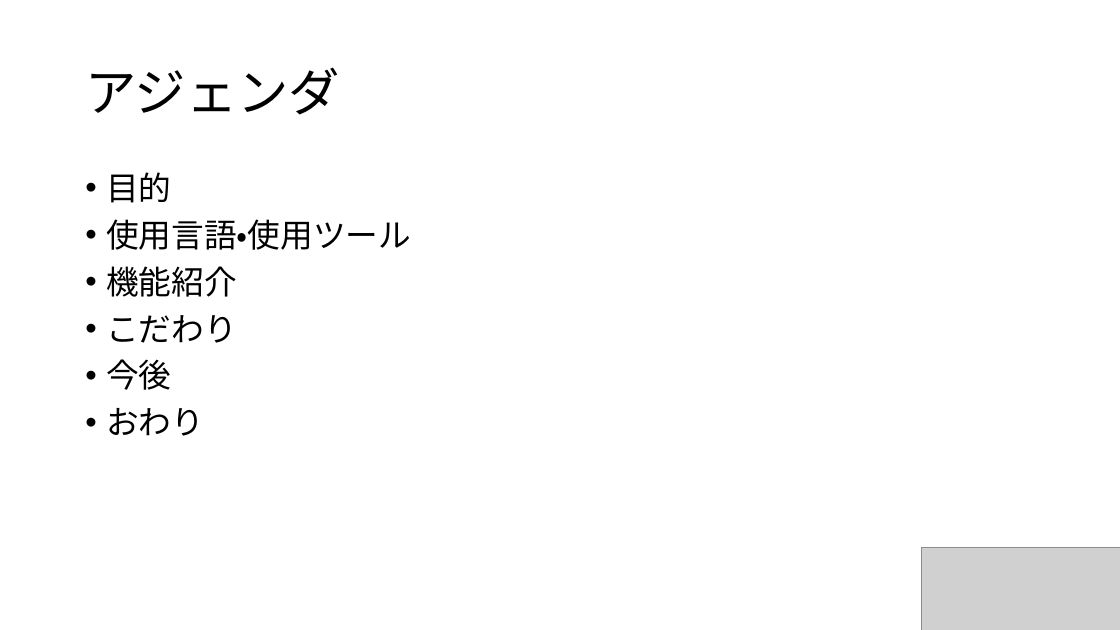
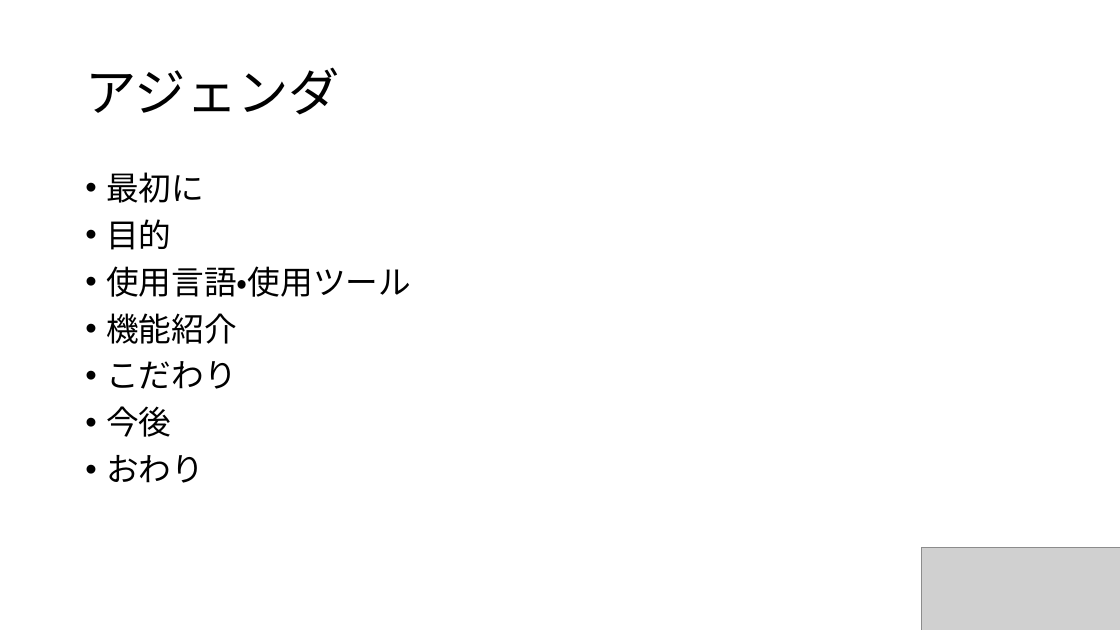
Before and after one commit to knishi0315/syachikua, a slide deck: slide 2 of presn/presen.pptx. Drawn at 1120x630 pixels with LibreOffice and Linux fonts; fonts in the diff are those of the drawing; grey boxes stand for pictures. Boxes give left, top, right and bottom in pixels: in the first picture for what was removed or moved away, otherwise in the second. Text is boxed around its words. In the diff, an @@ line names an element or a change of style, - is before the commit and + after.

```diff
--- a/presn/presen.pptx
+++ b/presn/presen.pptx
@@ text at [106,172,204,203]: paragraph added @@
+• 最初に
```
Also in this commit, not shown: 2 other slides changed, 1 slide added.
